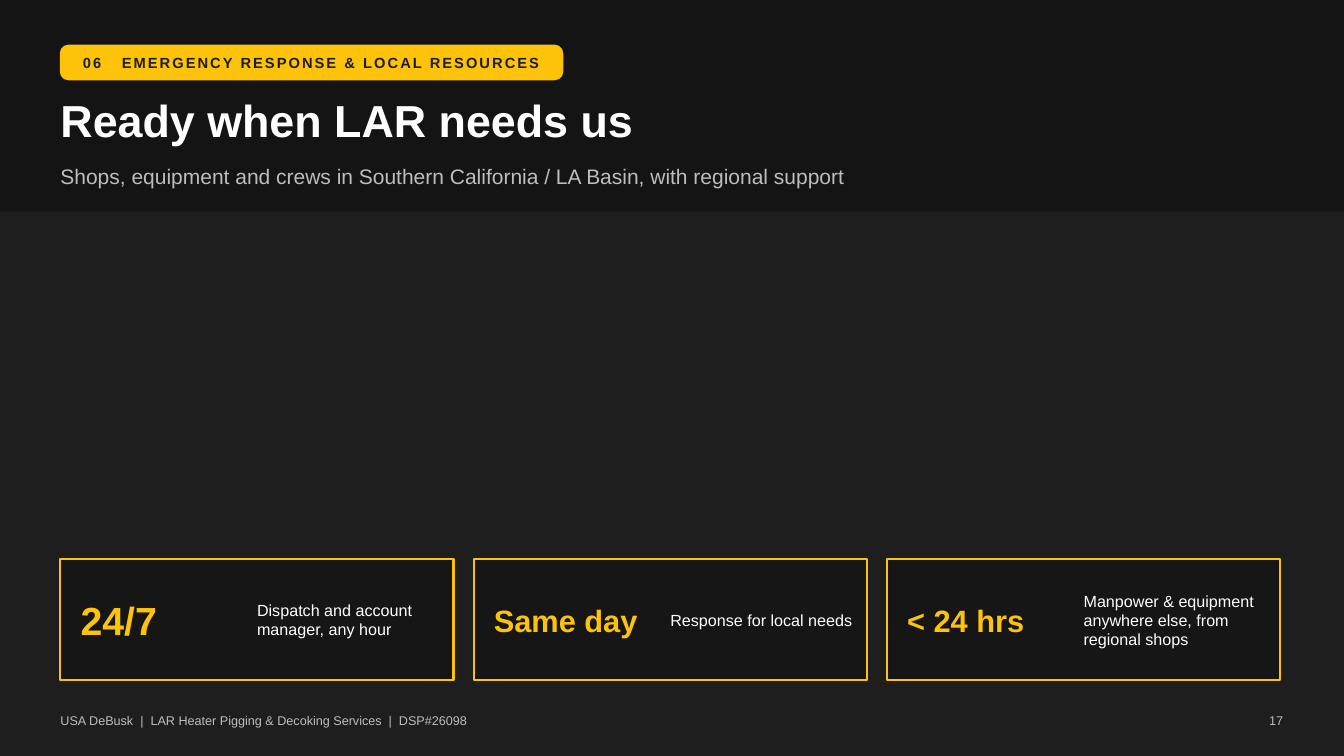
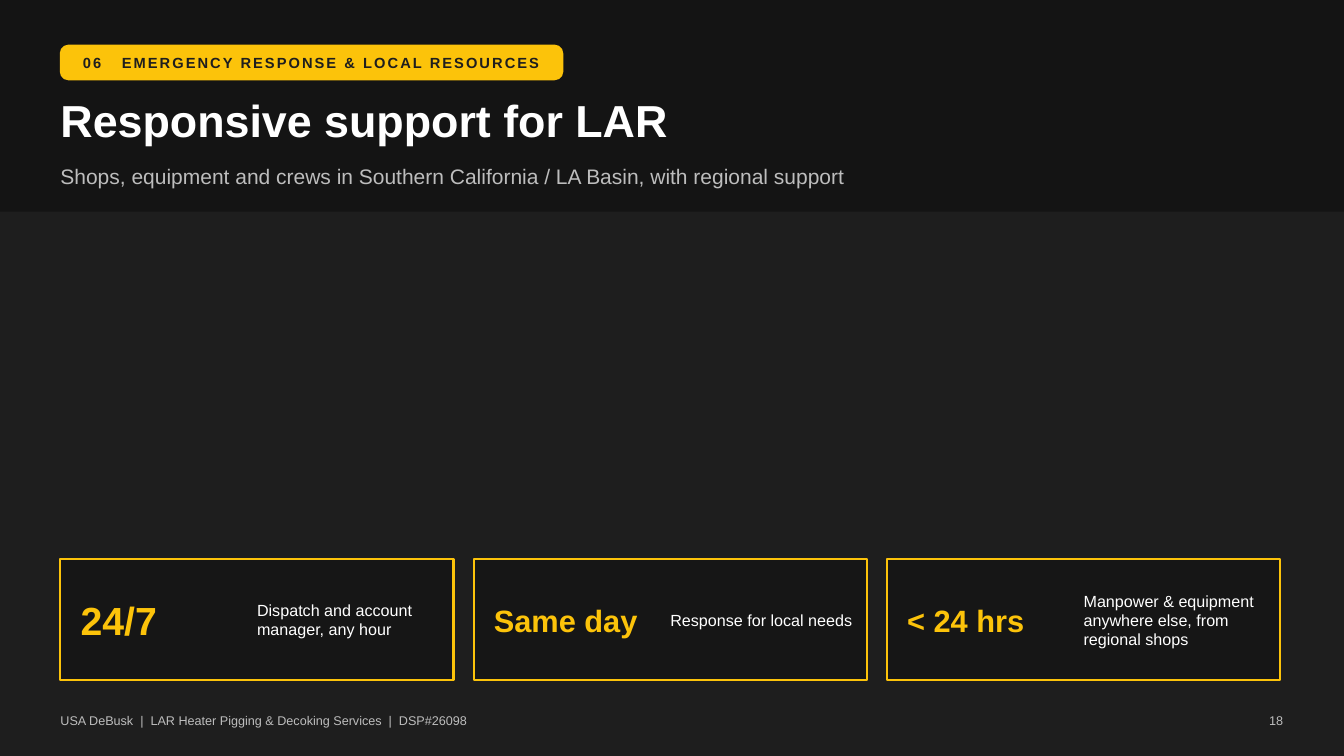
Before and after one commit to TheSkinz/obsidian-work, a slide deck: slide 18 of 02-facilities/Marathon/Carson-CA/DSP26098-technical-presentation/LAR_Technical_Proposal_Presentation.pptx (slide 17 before the commit). Drawn at 1344x756 pixels with LibreOffice and Linux fonts; fonts in the diff are those of the drawing; background and template pictures are left out. Boxes give left, top, right and bottom in pixels: in the first picture for what was removed or moved away, otherwise in the second. Text is boxed around its words. In the diff, an @@ line names an element or a change of style, - is before the commit and + after.

```diff
--- a/02-facilities/Marathon/Carson-CA/DSP26098-technical-presentation/LAR_Technical_Proposal_Presentation.pptx
+++ b/02-facilities/Marathon/Carson-CA/DSP26098-technical-presentation/LAR_Technical_Proposal_Presentation.pptx
@@ text at (60,104,667,146): text changed @@
-Ready when LAR needs us
+Responsive support for LAR
@@ text at (1269,716,1283,725): text changed @@
-17
+18
```
Also in this commit, not shown: 11 other slides changed, 1 slide added, 5 other files.
